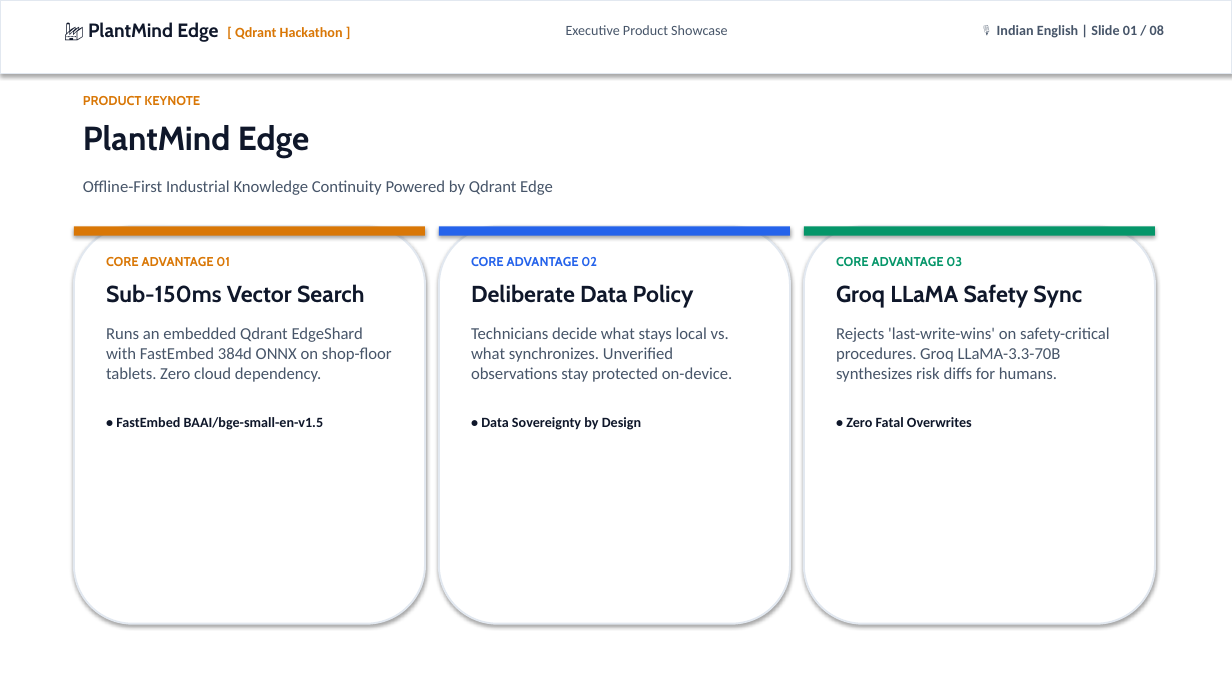
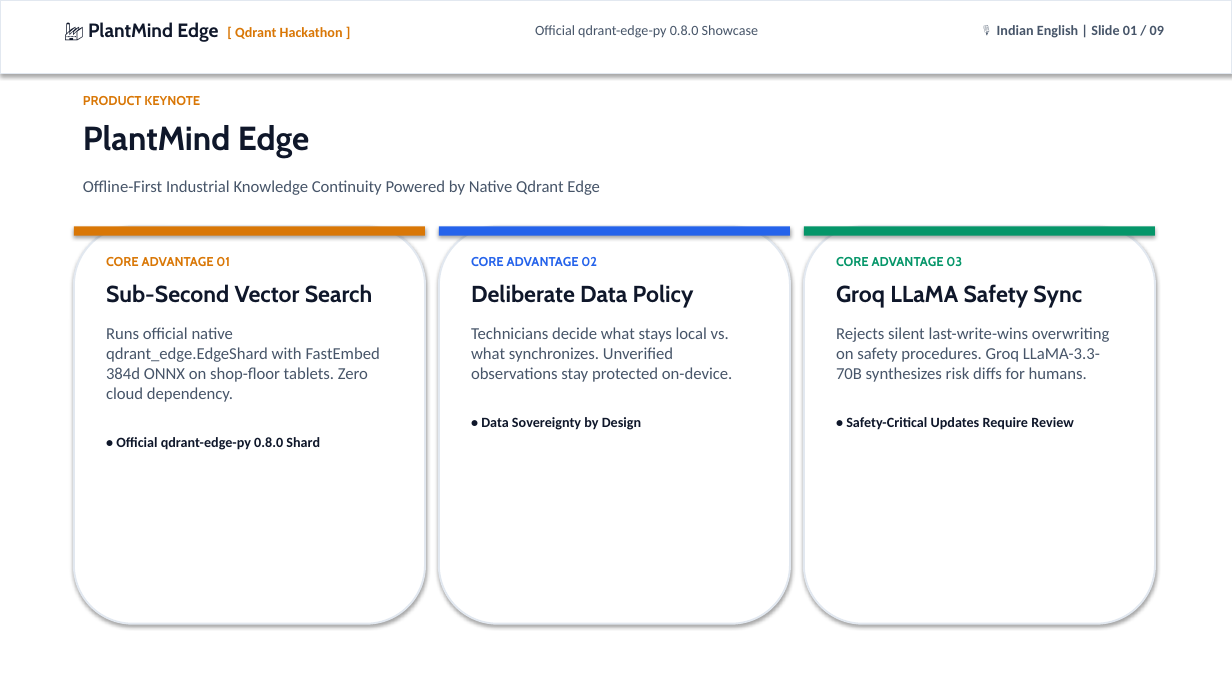
Before and after one commit to Pradhyut21/PlantMind-Edge-, a slide deck: slide 1 of PlantMind_Edge_Executive_Deck.pptx. Drawn at 1232x693 pixels with LibreOffice and Linux fonts; fonts in the diff are those of the drawing. Boxes give left, top, right and bottom in pixels: in the first picture for what was removed or moved away, otherwise in the second. Text is boxed around its words. In the diff, an @@ line names an element or a change of style, - is before the commit and + after.

Commit message:
feat: official qdrant-edge-py 0.8.0 integration, canonical assets, and strict 7/7 verification suite

```diff
--- a/PlantMind_Edge_Executive_Deck.pptx
+++ b/PlantMind_Edge_Executive_Deck.pptx
@@ text at (x1=535, y1=25, x2=759, y2=38): text changed @@
-Executive Product Showcase
+Official qdrant-edge-py 0.8.0 Showcase
@@ text at (x1=997, y1=25, x2=1164, y2=38): text changed @@
-🎙️ Indian English | Slide 01 / 08
+🎙️ Indian English | Slide 01 / 09
@@ text at (x1=83, y1=180, x2=600, y2=195): text changed @@
-Offline-First Industrial Knowledge Continuity Powered by Qdrant Edge
+Offline-First Industrial Knowledge Continuity Powered by Native Qdrant Edge
@@ text at (x1=106, y1=284, x2=380, y2=450): text changed @@
-Sub-150ms Vector Search
-Runs an embedded Qdrant EdgeShard with FastEmbed 384d ONNX on shop-floor tablets. Zero cloud dependency.
-• FastEmbed BAAI/bge-small-en-v1.5
+Sub-Second Vector Search
+Runs official native qdrant_edge.EdgeShard with FastEmbed 384d ONNX on shop-floor tablets. Zero cloud dependency.
+• Official qdrant-edge-py 0.8.0 Shard
@@ text at (x1=836, y1=327, x2=1110, y2=430): text changed @@
-Rejects 'last-write-wins' on safety-critical procedures. Groq LLaMA-3.3-70B synthesizes risk diffs for humans.
-• Zero Fatal Overwrites
+Rejects silent last-write-wins overwriting on safety procedures. Groq LLaMA-3.3-70B synthesizes risk diffs for humans.
+• Safety-Critical Updates Require Review
```
Also in this commit, not shown: 6 other slides changed, 2 slides added, 1 slide removed, 46 other files.
